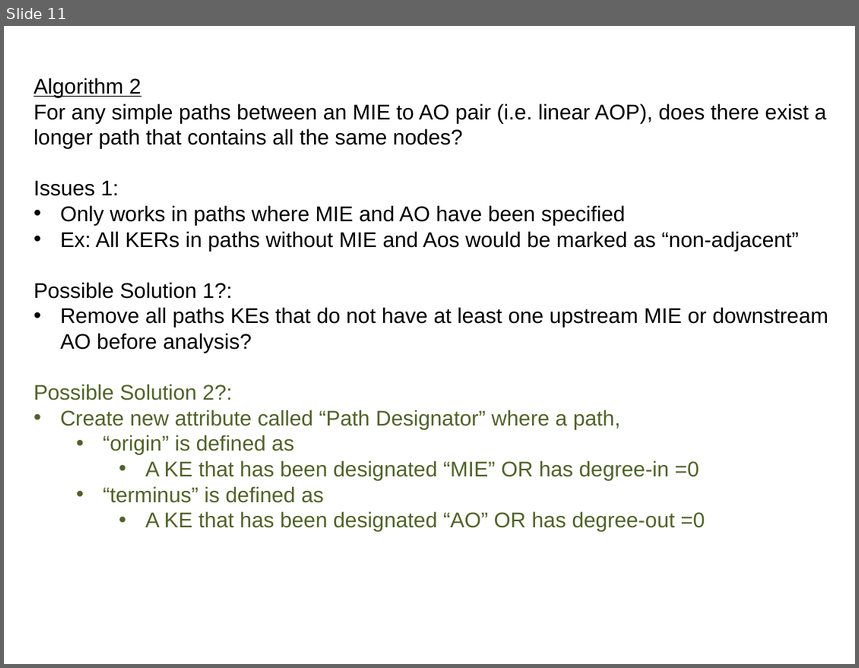
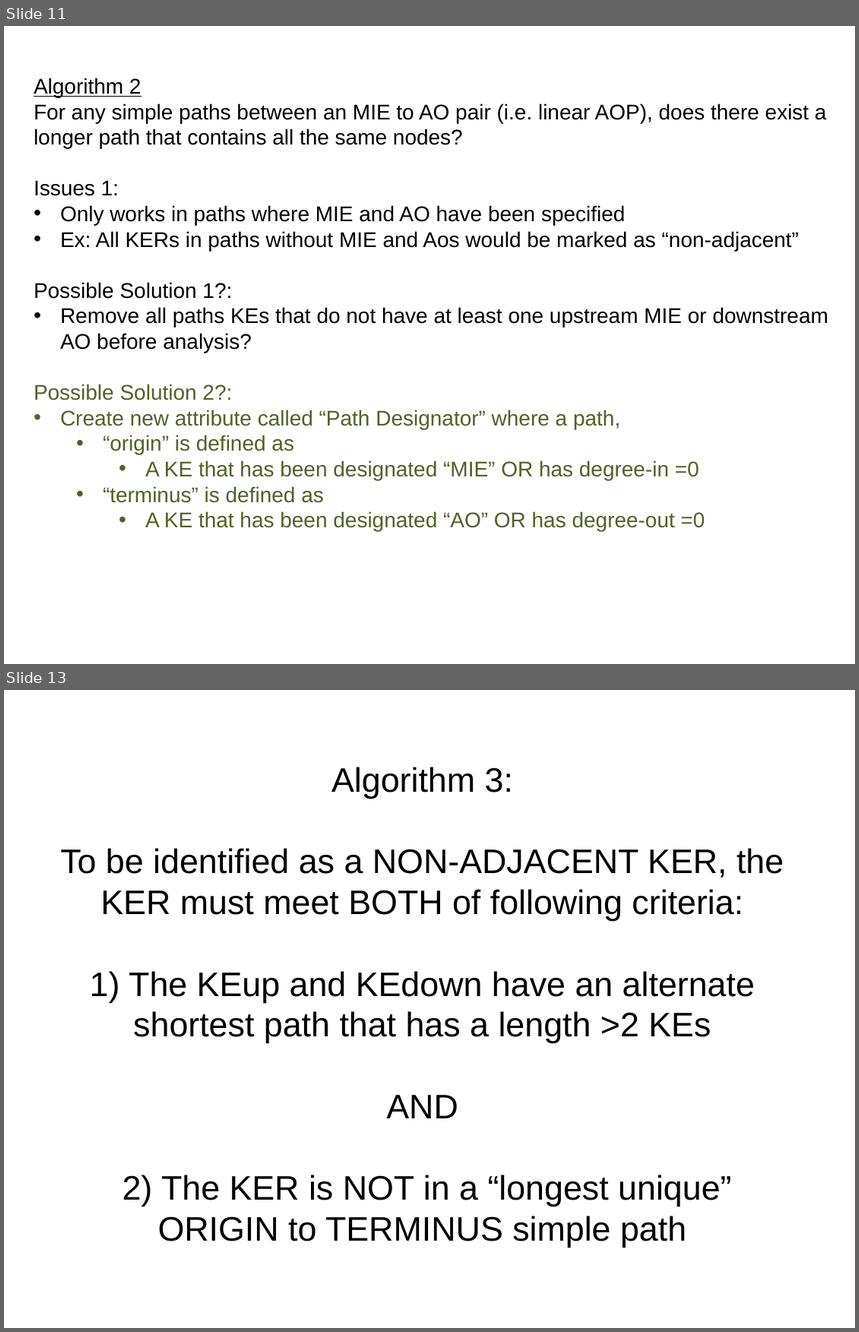
Before and after one commit to npollesch/AOPWiki, a slide deck: R_files_Jason/Adj-Algorithm.pptx. Shown one above the other, each under a label of ours: slide 11 before the commit, slides 11 and 13 after it; the slides between them are not shown. The pictures are 859x668 and 859x1332 pixels, drawn with LibreOffice and Linux fonts; fonts in the diff are those of the drawing. Boxes give left, top, right and bottom in pixels: in the first picture for what was removed or moved away, otherwise in the second. Text is boxed around its words. In the diff, an @@ line names an element or a change of style, - is before the commit and + after.

Commit message:
New adjacency algorithm ("hybrid method")
Several changes to files in the "R_files_Jason" folder:
1) New "add_KER_adjacency" function added to AOP-Net-functions-JOB.R
2) Updated all relevanant scripts to use the new function
3) Reran several analyses and generated new figures using new function

```diff
--- a/R_files_Jason/Adj-Algorithm.pptx
+++ b/R_files_Jason/Adj-Algorithm.pptx
@@ slide 13 added at [4,690,855,1328], background #FFFFFF @@
@@ title added at [60,767,784,1248], 28.8 pt, text #000000 @@
+Algorithm 3:
+To be identified as a NON-ADJACENT KER, the KER must meet BOTH of following criteria:
+1) The KEup and KEdown have an alternate shortest path that has a length >2 KEs
+AND
+2) The KER is NOT in a “longest unique” ORIGIN to TERMINUS simple path
```
Also in this commit, not shown: 1 slide changed, 5 other slides added, 3 slides removed, 17 other files.
